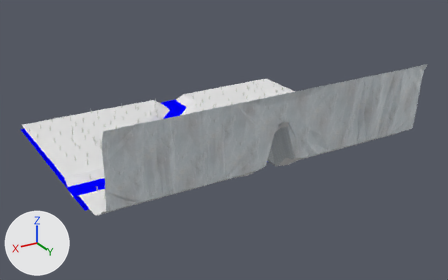
Renders of the Blender file data/levels/gate.blend from each side of a commit.
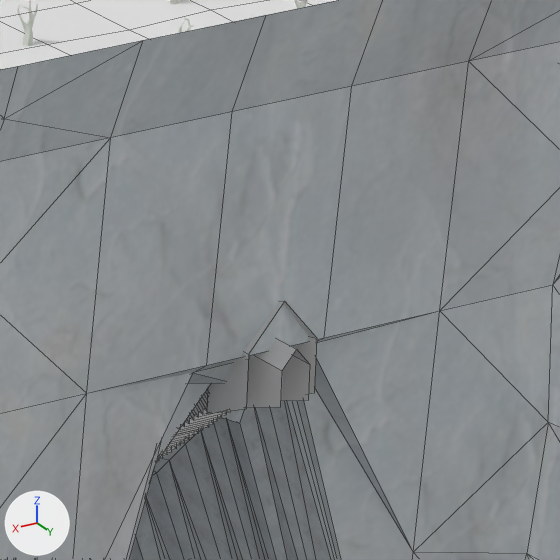
There are two pictures of each version: one whole from a 50 mm lens placed at (531.4, 752.2, 452.0), pointed at (-5.9, -143.3, 4.2), one close up on the part from 58% to 69% of the width and 33% to 50% of the height. The axes (+X, +Y, +Z) are drawn at lower left. The lights are the same throughout. The close-ups show mesh edges as thin lines.

Script lines for the objects in view, before the commit:
```python
me_meshgate = bpy.data.meshes.new('MeshGate')
me_meshgate.from_pydata(...)  # 30 vertices, 20 faces; spans x -5.4..5.4, y -5.8..12.9, z -14.0..0.0
me_meshground = bpy.data.meshes.new('MeshGround')
me_meshground.from_pydata(...)  # 1108 vertices, 1090 faces; spans x -100.0..100.0, y -76.0..7.0, z -7.0..12.0
me_meshground.materials.append(None)
me_meshrocks = bpy.data.meshes.new('MeshRocks')
me_meshrocks.from_pydata(...)  # 361 vertices, 487 faces; spans x -100.0..100.0, y -13.0..10.0, z 0.0..53.0
me_meshrocks.materials.append(mat_decursio_top_seamless)  # picture img_decursio_top_seamless
ob_gate = bpy.data.objects.new('Gate', me_meshgate)
ob_gate.location = (-1.6, 35.5, 98.0)
ob_gate.rotation_euler = (1.571, 0.0, 0.0)  # degrees (90, 0, 0)
ob_ground = bpy.data.objects.new('Ground', me_meshground)
ob_ground.location = (0.0, 0.0, 0.0)
ob_ground.scale = (2.9, 5.51, 2.9)
ob_rocks = bpy.data.objects.new('Rocks', me_meshrocks)
ob_rocks.location = (0.0, 0.0, 0.0)
ob_rocks.scale = (2.9, 5.51, 2.9)
# also in view: 'Stairs' at (-1.7, -24.1, 47.5)
```
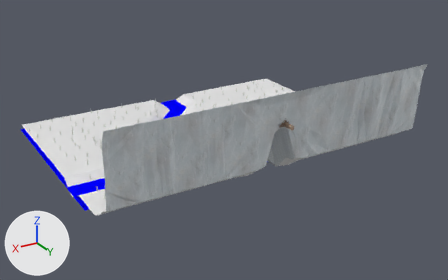
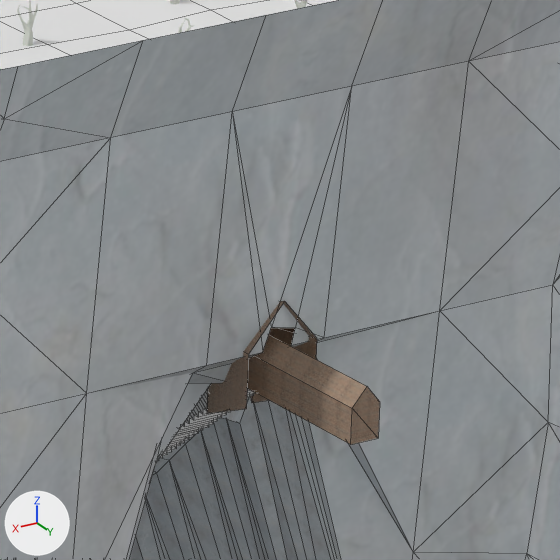
What changed in the scene script:
```text
Add img_bridgerock512side_jpg:
    img_bridgerock512side_jpg = load_image('bridgerock512side.jpg', '../textures/bridgerock512side.jpg', 512, 512, 'Non-Color')
Add mat_bridgerock512side_jpg:
    mat_bridgerock512side_jpg = principled_material('bridgerock512side.jpg')
    mat_bridgerock512side_jpg.texture = img_bridgerock512side_jpg
Change me_meshrocks:
    used by ob_rocks; location = (0.0, 0.0, 0.0); scale = (2.9, 5.51, 2.9)
    remove me_meshrocks.from_pydata(...)  # 361 vertices, 487 faces; spans x -100.0..100.0, y -13.0..10.0, z 0.0..53.0
    add me_meshrocks.from_pydata(...)  # 375 vertices, 497 faces, 3 loose edges; spans x -100.0..100.0, y -13.0..10.0, z 0.0..53.0
    me_meshrocks part 1
    12 faces are deleted
    14 vertices are added at x -2.0..0.0, y 7.0..8.0, z 34.0..37.0
    3 loose edges are added
    22 new faces join them
Change me_meshgate:
    used by ob_gate; location = (-1.6, 35.5, 98.0); rotation_euler = (1.571, 0.0, 0.0), in degrees (90, 0, 0)
    remove me_meshgate.from_pydata(...)  # 30 vertices, 20 faces; spans x -5.4..5.4, y -5.8..12.9, z -14.0..0.0
    add me_meshgate.from_pydata(...)  # 30 vertices, 23 faces; spans x -5.4..5.4, y -5.8..12.9, z -29.0..0.0
    me_meshgate part 2
    7 vertices are removed from x -2.2..2.2, y -5.3..7.3, z -14.0..0.0
    9 faces are deleted
    7 vertices are added at x -2.2..2.2, y -0.3..7.3, z -29.0..0.0
    12 new faces join them
    me_meshgate part 3: 14 faces spanning x -5.4..5.4, y -5.8..12.9, z -11.0..0.0 switch from no material to mat_bridgerock512side_jpg (picture img_bridgerock512side_jpg)
```

Location of each change, (x1, y1, x2, y2) in pixels of the close-ups (560 x 560 px; the box of a moved part takes in the faces that stretch with it):
'Gate', reshaped (57% wider, 27% taller)
    before: (207, 301, 317, 414)
    after: (207, 301, 380, 445)
part 1 of me_meshrocks, built on
    both: (188, 86, 352, 384)
part 2 of me_meshgate, moved or reshaped
    before: (247, 339, 310, 407)
    after: (247, 335, 380, 445)
part 3 of me_meshgate, recoloured (grey to brown)
    both: (207, 301, 317, 414)
